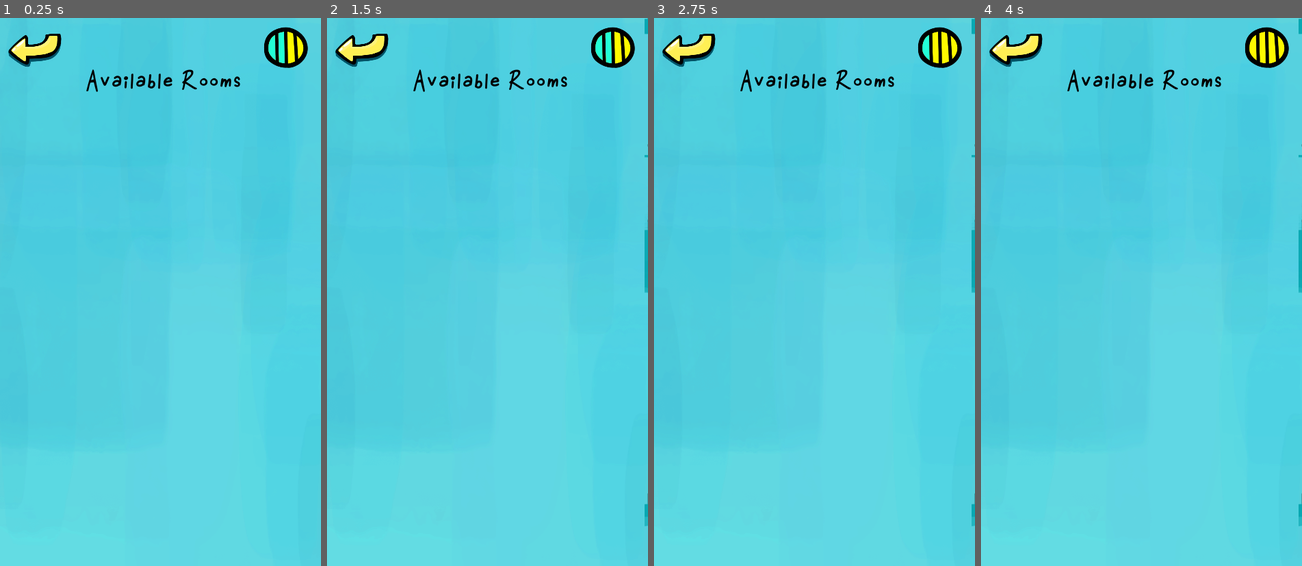
Above: before the commit, frames 1-4 (left to right).
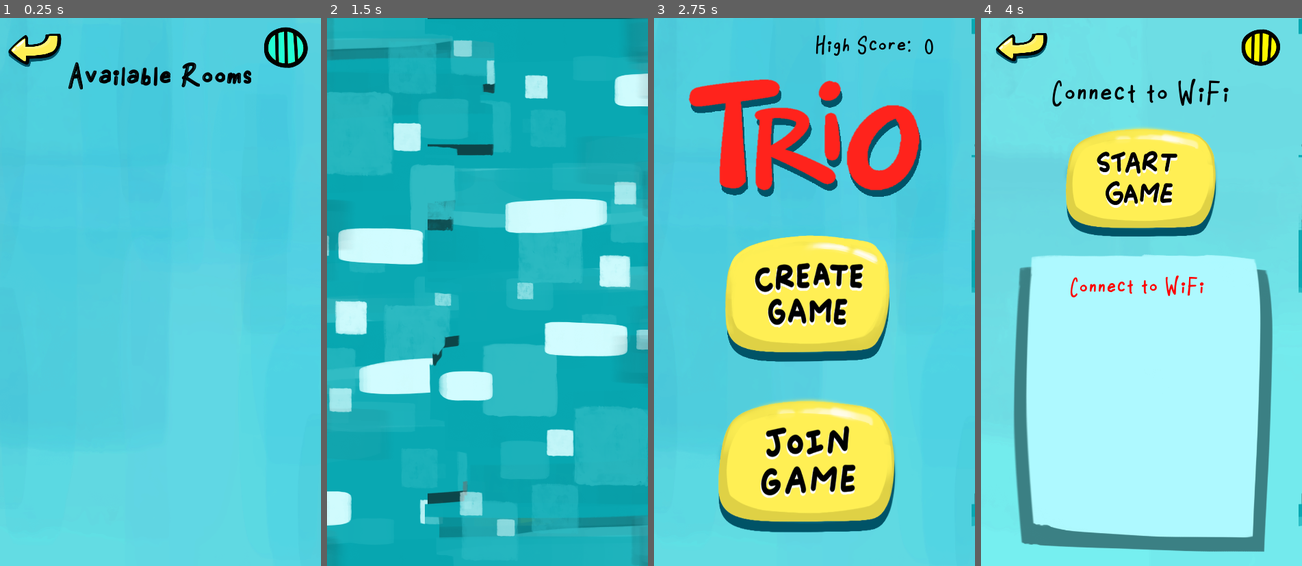
Above: after the commit, the same moments.

Repository: brennanho/Trio
Game: Godot game, scene res://Select_Room.tscn
Same seed, same stepped clock (60 frames per second), same inputs: the game is played once before the commit and once after it. This scene is started directly instead of the project's main scene.
Inputs (mouse positions are in pixels of both pictures, inside the frame that each line leads up to; where the layout moved, square brackets give the same spot in the first picture):
- Up to frame 1 (0.25 s): no input
- Up to frame 2 (1.5 s): click (359, 50) at 0.5 s; click (481, 297) at 1.27 s
- Up to frame 3 (2.75 s): click (692, 45) [686, 50] at 2 s
- Up to frame 4 (4 s): click (1135, 297) at 2.77 s; click (1141, 182) at 3.52 s

The runs differ from the first frame. In frame 1, 1.2% of the frame differs, in the area x 21-95%, y 2-14%; in frame 2, 99%, in the area x 0-100%, y 0-100%; in frame 3, 33%; in frame 4, 93%.
Error before the commit: Invalid get index '-1' (on base: 'Array'). (res://scripts/global.gd:144)

Commit message:
Hmm

Diff:
--- a/Lobby.tscn
+++ b/Lobby.tscn
@@ -18,10 +18,12 @@
 [ext_resource path="res://Menu_Sprites/FX/4LOADING_FULL.png" type="Texture" id=16]
 
 [sub_resource type="DynamicFont" id=1]
-size = 50
+
+size = 60
 font_data = ExtResource( 10 )
 
 [sub_resource type="SpriteFrames" id=2]
+
 animations = [ {
 "frames": [ ExtResource( 12 ), ExtResource( 13 ), ExtResource( 14 ), ExtResource( 15 ), ExtResource( 16 ) ],
 "loop": true,
@@ -87,15 +89,16 @@
 script = ExtResource( 9 )
 
 [node name="Room_Name" type="Label" parent="."]
-margin_left = 915.949
-margin_top = 159.91
-margin_right = 1188.95
-margin_bottom = 215.91
-rect_rotation = 89.9868
+margin_left = 908.208
+margin_top = 99.6115
+margin_right = 1297.21
+margin_bottom = 159.612
+rect_rotation = 90.0
 custom_fonts/font = SubResource( 1 )
 custom_colors/font_color = Color( 0, 0, 0, 1 )
 text = "No WiFi..."
 align = 1
+valign = 1
 script = ExtResource( 11 )
 
 [node name="Loading" type="AnimatedSprite" parent="."]
--- a/Main.tscn
+++ b/Main.tscn
@@ -25,6 +25,7 @@
 [sub_resource type="DynamicFont" id=1]
 
 size = 32
+use_filter = true
 font_data = ExtResource( 3 )
 
 [sub_resource type="SpriteFrames" id=2]
@@ -111,7 +112,6 @@
 position = Vector2( 503.56, 662.227 )
 scale = Vector2( 0.143161, 0.197384 )
 frames = SubResource( 2 )
-frame = 6
 playing = true
 
 [node name="Highscore" type="Label" parent="."]
--- a/Select_Room.tscn
+++ b/Select_Room.tscn
@@ -14,7 +14,8 @@
 
 [sub_resource type="DynamicFont" id=1]
 
-size = 50
+size = 60
+outline_size = 1
 font_data = ExtResource( 2 )
 
 [sub_resource type="StyleBoxEmpty" id=2]
@@ -72,20 +73,21 @@
 [node name="Title" type="Label" parent="."]
 anchor_right = 1.0
 anchor_bottom = 1.0
-margin_left = 180.867
-margin_top = 112.693
-margin_right = -169.133
-margin_bottom = -898.307
+margin_left = 147.932
+margin_top = 99.8052
+margin_right = -143.068
+margin_bottom = -901.195
 custom_fonts/font = SubResource( 1 )
 custom_colors/font_color = Color( 0, 0, 0, 1 )
 custom_colors/font_outline_modulate = Color( 0, 0, 0, 1 )
 text = "Available Rooms"
 
 [node name="ScrollContainer" type="ScrollContainer" parent="."]
-margin_left = 99.5564
-margin_top = 214.165
-margin_right = 549.556
-margin_bottom = 959.165
+margin_left = 100.0
+margin_top = 214.0
+margin_right = 550.0
+margin_bottom = 959.0
+rect_min_size = Vector2( 450, 745 )
 mouse_filter = 1
 mouse_default_cursor_shape = 1
 theme = SubResource( 7 )
@@ -93,6 +95,9 @@
 
 [node name="Rooms" type="VBoxContainer" parent="ScrollContainer"]
 show_behind_parent = true
+margin_right = 450.0
+margin_bottom = 745.0
+rect_min_size = Vector2( 450, 745 )
 script = ExtResource( 3 )
 
 [node name="Back" type="TextureButton" parent="."]
@@ -109,8 +114,8 @@
 position = Vector2( 549.482, 56.8326 )
 rotation = 1.5708
 scale = Vector2( 0.499022, 0.562123 )
-frames = SubResource( 8 )
-frame = 1
+frames = SubResource( 9 )
+frame = 3
 playing = true
 
 [connection signal="pressed" from="Back" to="Back" method="_on_Back_pressed"]
--- a/Start_Game.tscn
+++ b/Start_Game.tscn
@@ -7,10 +7,11 @@
 [ext_resource path="res://Card_Sprites/2_RHOM_BLUE_SOLID.png" type="Texture" id=5]
 [ext_resource path="res://scripts/card.gd" type="Script" id=6]
 [ext_resource path="res://fonts/Robi-Regular.ttf" type="DynamicFontData" id=7]
-[ext_resource path="res://scripts/Scores.gd" type="Script" id=8]
-[ext_resource path="res://scripts/timer.gd" type="Script" id=9]
-[ext_resource path="res://icon.png" type="Texture" id=10]
-[ext_resource path="res://scripts/lifebar.gd" type="Script" id=11]
+[ext_resource path="res://Menu_Sprites/BLANK_ON.png" type="Texture" id=8]
+[ext_resource path="res://scripts/Scores.gd" type="Script" id=9]
+[ext_resource path="res://scripts/timer.gd" type="Script" id=10]
+[ext_resource path="res://icon.png" type="Texture" id=11]
+[ext_resource path="res://scripts/lifebar.gd" type="Script" id=12]
 
 [sub_resource type="Animation" id=1]
 
@@ -200,7 +201,6 @@
 [sub_resource type="DynamicFont" id=14]
 
 size = 55
-use_mipmaps = false
 font_data = ExtResource( 7 )
 
 [node name="Main" type="Control"]
@@ -361,7 +361,6 @@
 anims/fader = SubResource( 4 )
 
 [node name="card_5" type="TextureRect" parent="Game_Screen"]
-editor/display_folded = true
 margin_top = 183.0
 margin_right = 110.0
 margin_bottom = 333.0
@@ -618,35 +617,37 @@
 autostart = true
 
 [node name="Sets_Remaining" type="Label" parent="."]
-margin_left = 45.5315
-margin_top = 259.213
-margin_right = 387.531
-margin_bottom = 315.213
+margin_left = 29.7086
+margin_top = 269.619
+margin_right = 371.708
+margin_bottom = 325.619
 custom_fonts/font = SubResource( 13 )
 custom_colors/font_color = Color( 0, 0, 0, 1 )
 text = "3 sets available"
 align = 1
 
-[node name="Color" type="ColorRect" parent="."]
-margin_left = 26.0
-margin_top = 18.0
-margin_right = 569.0
-margin_bottom = 235.0
-color = Color( 0.968627, 0.968627, 0.968627, 1 )
+[node name="Color" type="TextureRect" parent="."]
+margin_left = -150.075
+margin_top = -31.875
+margin_right = 744.925
+margin_bottom = 286.125
+texture = ExtResource( 8 )
+expand = true
+stretch_mode = 1
 
 [node name="Scores" type="GridContainer" parent="Color"]
 anchor_right = 1.0
 anchor_bottom = 1.0
-margin_left = 27.0
-margin_top = 26.0
-margin_right = -33.0
-margin_bottom = -29.0
+margin_left = 263.3
+margin_top = 76.3083
+margin_right = -260.7
+margin_bottom = -78.6917
 rect_min_size = Vector2( 50, 50 )
 rect_rotation = 360.0
 custom_constants/vseparation = 10
 custom_constants/hseparation = 50
 columns = 2
-script = ExtResource( 8 )
+script = ExtResource( 9 )
 
 [node name="Timer" type="Timer" parent="."]
 wait_time = 120.0
@@ -656,16 +657,16 @@
 [node name="Label" type="Label" parent="Timer"]
 modulate = Color( 0, 0, 0, 1 )
 self_modulate = Color( 0, 0, 0, 1 )
-margin_left = 460.2
-margin_top = 259.136
-margin_right = 536.2
-margin_bottom = 315.136
+margin_left = 447.893
+margin_top = 271.3
+margin_right = 523.893
+margin_bottom = 327.3
 rect_rotation = 359.64
 custom_fonts/font = SubResource( 14 )
 text = "90"
 align = 3
 valign = 3
-script = ExtResource( 9 )
+script = ExtResource( 10 )
 
 [node name="Lifebar" type="TextureProgress" parent="."]
 visible = false
--- a/scripts/global.gd
+++ b/scripts/global.gd
@@ -16,6 +16,7 @@
 var game_mode
 var discover_thread
 var high_score = 0
+const LOOPBACK = "127.0.0.1"
 
 var socket_id
 var opp_socket_id
@@ -123,6 +124,8 @@
 		return load_data['score']
 
 func ip_to_name(ip):
+	if ip == LOOPBACK:
+		return "Connect to WiFi"
 	var hashed = 0
 	ip = ip.split('.')
 	for num in ip:
@@ -141,6 +144,8 @@
 					break
 			if ip_ok:
 				ips.append(ip)
+	if len(ips) == 0:
+		return LOOPBACK
 	return ips[-1]
 
 func wait(seconds):
@@ -161,6 +166,7 @@
 	network_role = ""
 	seed_val = 0
 	players_in_lobby = {}
+	players_ips = {}
 	players_score = {}
 	my_name = -1
 	udp_sock.close()
--- a/scripts/lobby.gd
+++ b/scripts/lobby.gd
@@ -2,7 +2,6 @@
 const FONT_SIZE = 45
 const BLACK = Color(0,0,0)
 const RED = Color(1,0,0)
-
 
 sync func start_game(scene_to_load, seed_val, peer):
 	if peer.get_unique_id() == 1: #peer is server
@@ -55,7 +54,10 @@
 		global.discover_thread = Thread.new()
 		global.discover_thread.start(get_node("Network"), "broadcast_to_clients", [null])
 	else:
-		get_parent().get_node("Start_Game").disabled = true
+		get_parent().get_node("Room_Name").get_font("font").size = 80
+		get_parent().get_node("Room_Name").rect_position.x -= 100
+		get_parent().get_node("Start_Game").queue_free()
+		global.prev_scene = "Select_Room.tscn"
 		get_node("Network").init_client(global.server_ip)
 	var start_game_button = get_parent().get_node("Start_Game")
 	start_game_button.connect("pressed", self, "_button_pressed", [start_game_button.get_name(), seed_val, global.peer])
--- a/scripts/rooms.gd
+++ b/scripts/rooms.gd
@@ -69,17 +69,21 @@
 			server_button.texture_pressed = load("res://Menu_Sprites/BLANK_ON.png")
 			server_button.expand = true
 			server_button.stretch_mode = server_button.STRETCH_SCALE
+			server_button.rect_size.x = get_parent().rect_size.x
+			server_button.rect_size.y = get_parent().rect_size.y/7
 			server_button.rect_min_size.x = get_parent().rect_size.x
 			server_button.rect_min_size.y = get_parent().rect_size.y/7
 			var server = Server.new(server_button, 0, server_ip)
 			servers[server_ip] = server
 			server_button.add_child(label)
-			label.margin_left = label.get_parent().texture_normal.get_width()/6
+			label.valign = label.ALIGN_CENTER
+			label.align = label.ALIGN_CENTER
+			label.rect_size = server_button.rect_size
 			label.text = global.ip_to_name(server_ip)
-			label.margin_top = BUTTON_MARGIN_TOP
 			add_child(server_button)
 
 func _ready():
 	rect_min_size.x = get_parent().rect_size.x
 	rect_min_size.y = get_parent().rect_size.y
+	global.prev_scene = "Main.tscn"
 	set_process(true)
Not shown: 1 places in Select_Room.tscn that only renumber resources
Not shown: 2 places in Start_Game.tscn that only renumber resources
Not shown, changed: Trio.apk
